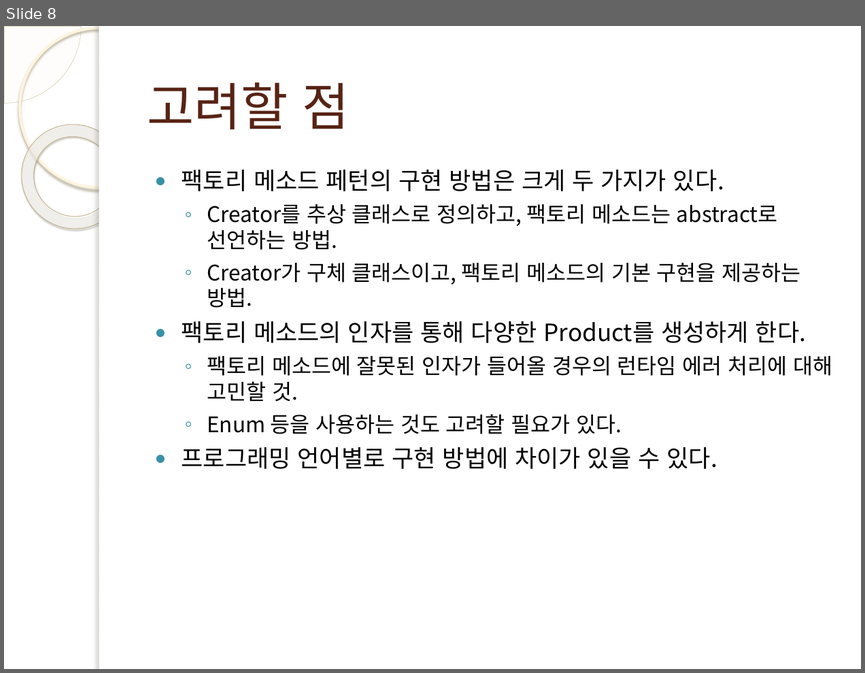
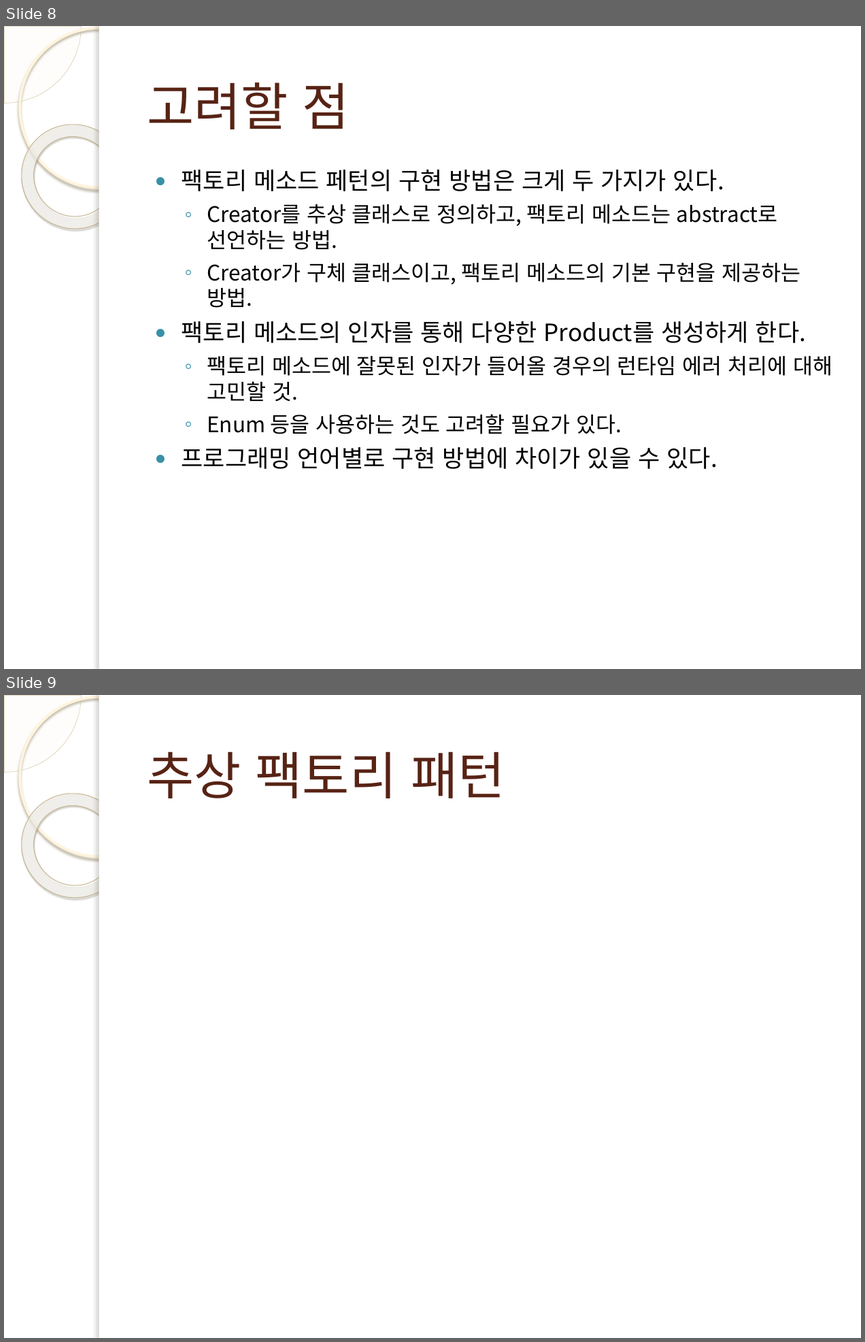
Before and after one commit to wook-dragon/young-rich, a slide deck: Factory_Pattern/kum/팩토리 메소드 ppt.pptx. Shown one above the other, each under a label of ours: slide 8 before the commit, slides 8 and 9 after it. The pictures are 865x673 and 865x1342 pixels, drawn with LibreOffice and Linux fonts; fonts in the diff are those of the drawing; background and template pictures are left out. Boxes give left, top, right and bottom in pixels: in the first picture for what was removed or moved away, otherwise in the second. Text is boxed around its words. In the diff, an @@ line names an element or a change of style, - is before the commit and + after.

Commit message:
추상 팩토리 패턴

```diff
--- a/Factory_Pattern/kum/팩토리 메소드 ppt.pptx
+++ b/Factory_Pattern/kum/팩토리 메소드 ppt.pptx
@@ slide 9 added at bbox=[4, 695, 861, 1338], background picture (left out); not listed: 5 template elements that a slide beside it also shows @@
@@ title added at bbox=[147, 751, 504, 798], 43 pt, text #572314 @@
+추상 팩토리 패턴
```
Also in this commit, not shown: 11 other slides added, 18 other files.
